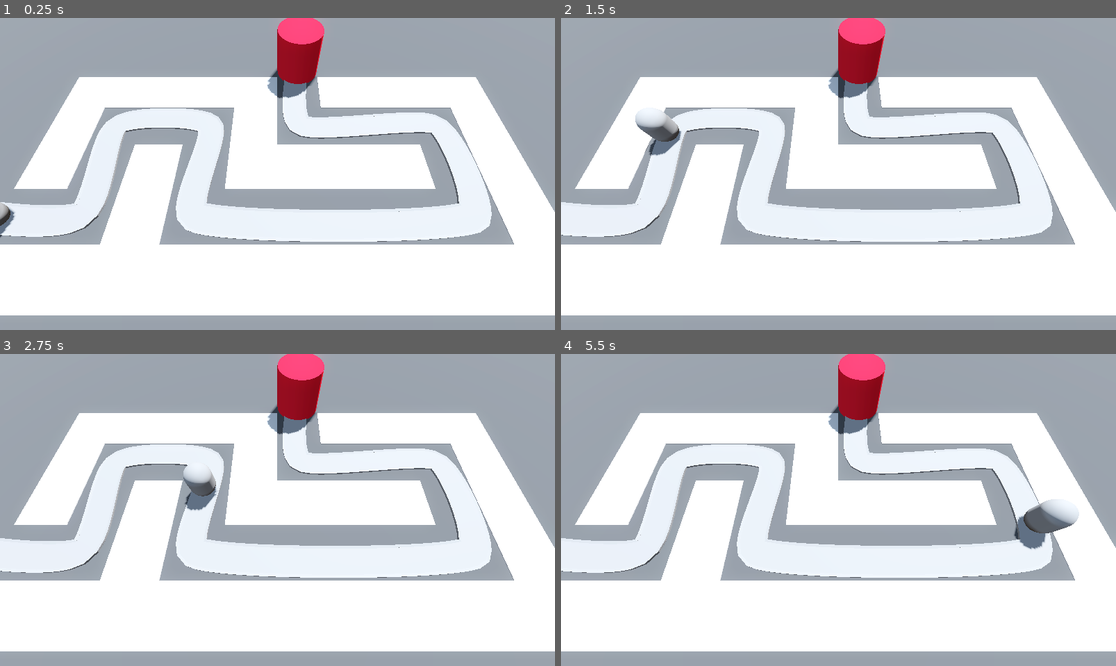
Above: before the commit, frames 1-4 (two rows, left to right).
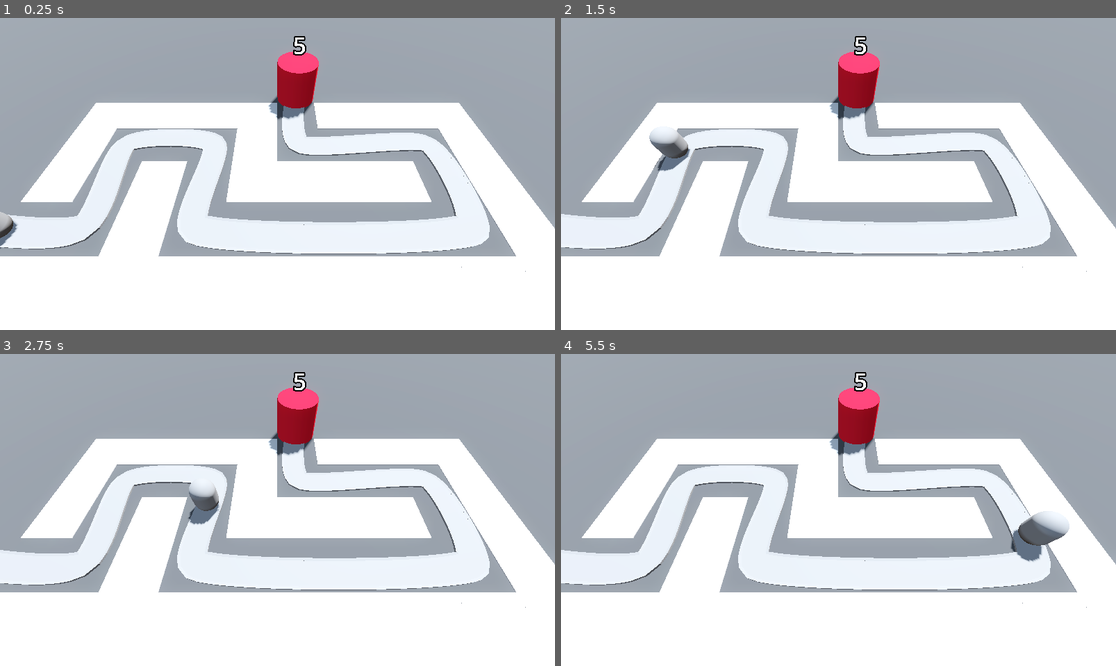
Above: after the commit, the same moments.

Repository: benediktms/BarbarianBlaster
Game: Godot game, scene res://levels/base_level.tscn
Same seed, same stepped clock (60 frames per second), same inputs: the game is played once before the commit and once after it.
Inputs:
- Up to frame 1 (0.25 s): no input
- Up to frame 2 (1.5 s): no input
- Up to frame 3 (2.75 s): no input
- Up to frame 4 (5.5 s): no input

The runs differ from the first frame. In frame 1, 31% of the frame differs, in the area x 0-100%, y 0-100%; in frame 2, 31%; in frame 3, 31%; in frame 4, 32%.

Commit message:
feat: implement health system

Diff:
--- a/base/base.gd
+++ b/base/base.gd
@@ -2,8 +2,17 @@
 class_name Base
 extends Node3D
 
+@export var max_health := 10
+@export var current_health: int
+
+@onready var label_3d: Label3D = $Label3D
+
 var path: Path3D
 var target_pos: Vector3
+
+func _ready() -> void:
+	label_3d.text = str(max_health)
+	current_health = max_health
 
 func _enter_tree() -> void:
 	path = get_parent() as Path3D
@@ -23,4 +32,8 @@
 		global_position = path.curve.get_point_position(path.curve.point_count - 1)
 
 func take_damage() -> void:
-	print("taking damage")
+	if current_health > 0:
+		current_health -= 1
+		label_3d.text = str(current_health)
+	else:
+		print("game over")
--- a/base/base.tscn
+++ b/base/base.tscn
@@ -7,6 +7,8 @@
 
 [node name="Base" type="Node3D" groups=["base"]]
 script = ExtResource("1_7tley")
+max_health = 5
+current_health = null
 
 [node name="CSGCylinder3D" type="CSGCylinder3D" parent="."]
 transform = Transform3D(1, 0, 0, 0, 1, 0, 0, 0, 1, 2.08165e-12, 2, 2.08165e-12)
@@ -14,3 +16,10 @@
 height = 4.0
 sides = 32
 material = SubResource("StandardMaterial3D_86v2i")
+
+[node name="Label3D" type="Label3D" parent="."]
+transform = Transform3D(1, 0, 0, 0, 1, 0, 0, 0, 1, 2.08165e-12, 5.5, 2.08165e-12)
+billboard = 1
+text = "starting health"
+font_size = 424
+outline_size = 100
--- a/enemy/enemy.gd
+++ b/enemy/enemy.gd
@@ -8,3 +8,4 @@
 	progress += (speed * delta)
 	if progress_ratio == 1.0:
 		base.take_damage()
+		set_process(false)
--- a/levels/base_level.tscn
+++ b/levels/base_level.tscn
@@ -42,7 +42,7 @@
 material = SubResource("StandardMaterial3D_r2non")
 
 [node name="Camera3D" type="Camera3D" parent="."]
-transform = Transform3D(1, -6.64895e-16, 1.47404e-16, 1.47404e-16, 0.422618, 0.906308, -6.64895e-16, -0.906308, 0.422618, 2.08165e-12, 14.5, 9.5)
+transform = Transform3D(1, -6.64895e-16, 1.47403e-16, 2.42442e-16, 0.54981, 0.83529, -6.36424e-16, -0.83529, 0.54981, 2.08165e-12, 14.4525, 10.8699)
 
 [node name="GridMap" type="GridMap" parent="."]
 mesh_library = ExtResource("1_je2uu")
@@ -101,4 +101,6 @@
 speed = 10.0
 
 [node name="Base" parent="Path3D" instance=ExtResource("3_7r3lq")]
-transform = Transform3D(0.999999, -0.0004036, 0.000738692, 0.000405143, 1, -0.000231382, -0.000738477, 0.000231129, 0.999999, 1.99336, 0.00288696, -9.00147)
+transform = Transform3D(0.999999, -0.00040281, 0.000739374, 0.000406172, 1, -0.000231989, -0.000739138, 0.000230982, 0.999999, 1.99336, 0.00288696, -9.00147)
+max_health = 5
+current_health = null
Not shown: 4 places in mesh_libraries/space_library.tres that only renumber resources
